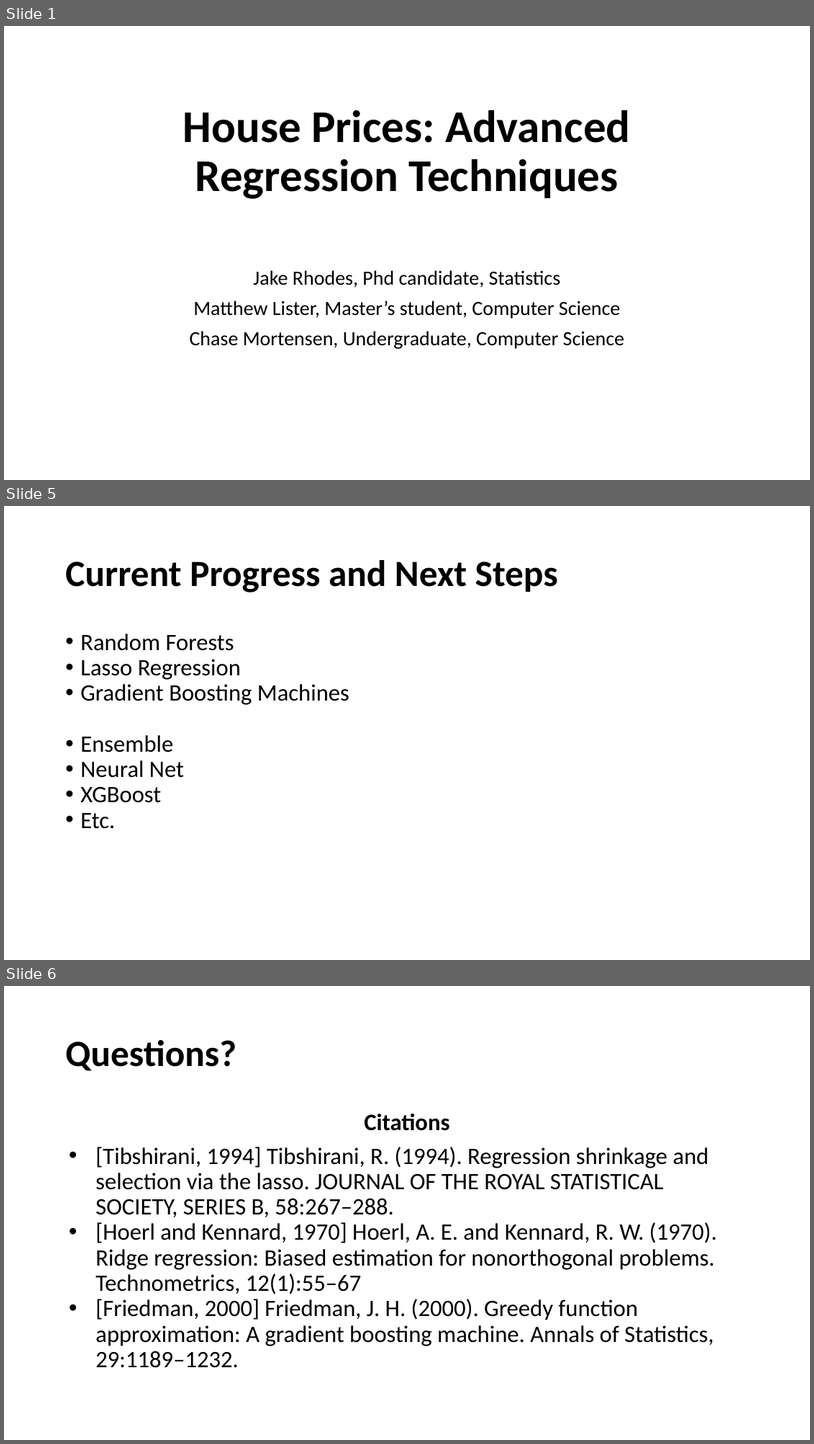
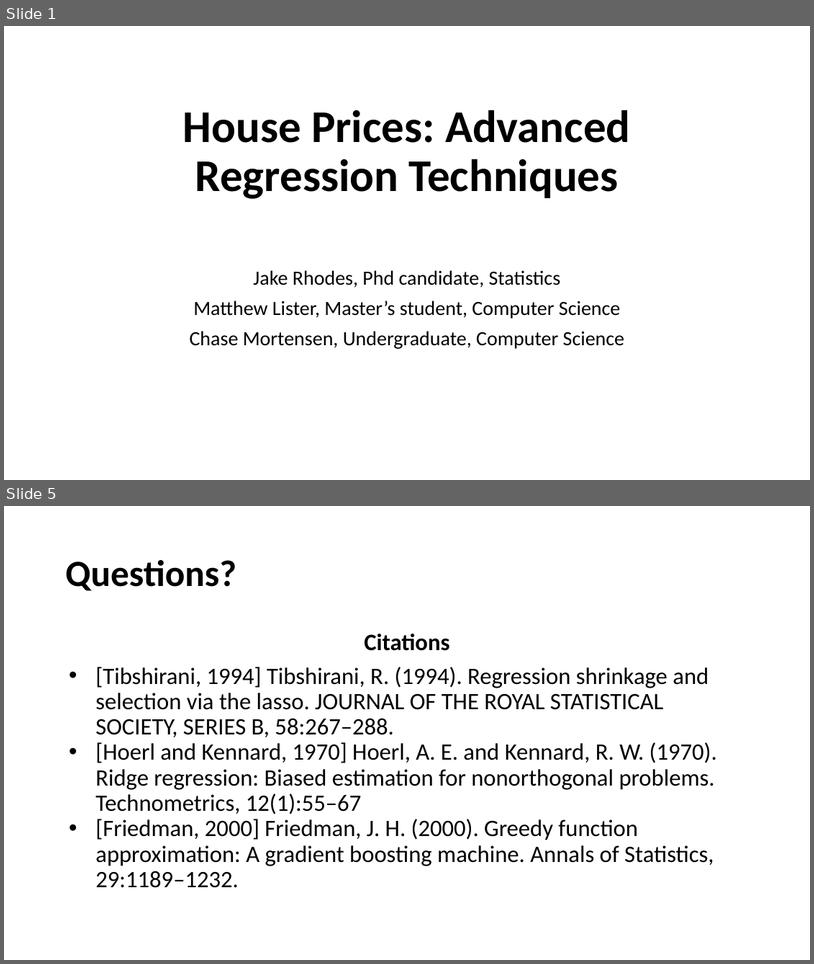
Before and after one commit to jakerhodes/gitFolder, a slide deck: Presentation-draft.pptx. Shown one above the other, each under a label of ours: slides 1, 5 and 6 before the commit, slides 1 and 5 after it; the slides between them are not shown. The pictures are 814x1444 and 814x964 pixels, drawn with LibreOffice and Linux fonts; fonts in the diff are those of the drawing. Boxes give left, top, right and bottom in pixels: in the first picture for what was removed or moved away, otherwise in the second. Text is boxed around its words. In the diff, an @@ line names an element or a change of style, - is before the commit and + after.

```diff
--- a/Presentation-draft.pptx
+++ b/Presentation-draft.pptx
@@ slide 5 removed at (4,506,810,960), background #FFFFFF @@
@@ title removed at (65,560,558,592) @@
-Current Progress and Next Steps
@@ text removed at (80,633,350,829) @@
-• Random Forests
-• Lasso Regression
-• Gradient Boosting Machines
-• Ensemble
-• Neural Net
-• XGBoost
-• Etc.
@@ what was slide 6 is now slide 5 @@
```
Also in this commit, not shown: 3 slides changed.
